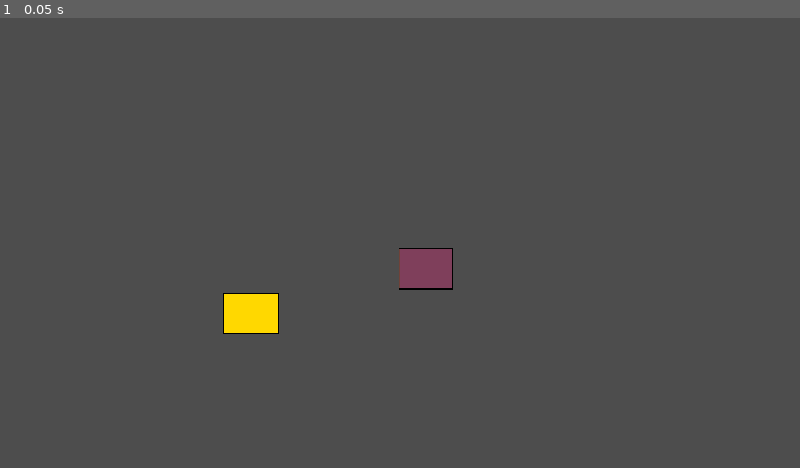
Above: before the commit, frame 1.
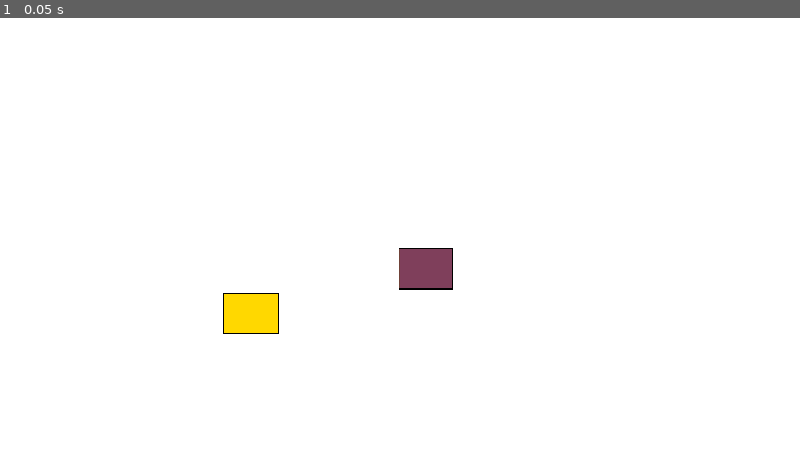
Above: after the commit, the same moment.

Repository: aduImperfect/DosaPointers
Game: Godot game, scene res://TSCN/main.tscn
The game is run twice, just before and just after one commit, with the same random seed, the same clock (stepped at 60 frames per second) and the same inputs.
Inputs:
- Up to frame 1 (0.05 s): no input

The runs differ from the first frame. In frame 1, 99% of the frame differs, in the area x 0-100%, y 0-100%.

Commit message:
Adding a background.

Diff:
--- /dev/null
+++ b/dosa-pointers/TSCN/background.tscn
@@ -0,0 +1,10 @@
+[gd_scene format=3 uid="uid://d2ocyd8ciasrh"]
+
+[ext_resource type="Texture2D" uid="uid://lo04ue3syhrc" path="res://Textures/Background.png" id="1_jqbka"]
+
+[node name="Background" type="Node2D" unique_id=824285694]
+
+[node name="Background" type="Sprite2D" parent="." unique_id=876777569]
+z_index = -100
+scale = Vector2(100, 100)
+texture = ExtResource("1_jqbka")
--- a/dosa-pointers/TSCN/level_gen.gd
+++ b/dosa-pointers/TSCN/level_gen.gd
@@ -1,17 +1,26 @@
 extends Node2D
 
+const BACKGROUND_SCENE = preload("res://TSCN/background.tscn")
 const LEVEL_SCENE = preload("res://TSCN/level.tscn")
 
 @export var xLevelCenter : float = 0.0
 @export var yLevelCenter : float = 0.0
 
+@export var xBackCenter : float = 0.0
+@export var yBackCenter : float = 0.0
+
 @export var levelNode : Node2D
+@export var backgroundNode : Node2D
 
 # Called when the node enters the scene tree for the first time.
 func _ready() -> void:
 	xLevelCenter = 0.0
 	yLevelCenter = 0.0
 
+	xBackCenter = 0.0
+	yBackCenter = 0.0
+
+	_spawn_background()
 	_spawn_level()
 
 # Called every frame. 'delta' is the elapsed time since the previous frame.
@@ -24,3 +33,10 @@
 	level_instance.global_position.y = yLevelCenter
 	add_child(level_instance)
 	levelNode = level_instance
+
+func _spawn_background() -> void:
+	var background_instance = BACKGROUND_SCENE.instantiate()
+	background_instance.global_position.x = xBackCenter
+	background_instance.global_position.y = yBackCenter
+	add_child(background_instance)
+	backgroundNode = background_instance
Binary file added: dosa-pointers/Textures/Background.png
Not shown, added: dosa-pointers/Textures/Background.png.import
